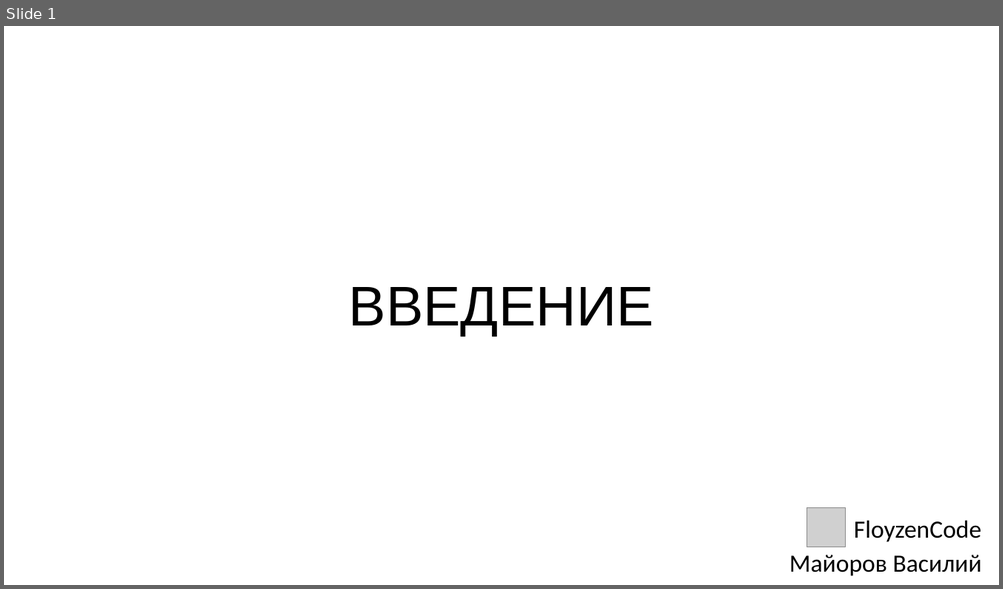
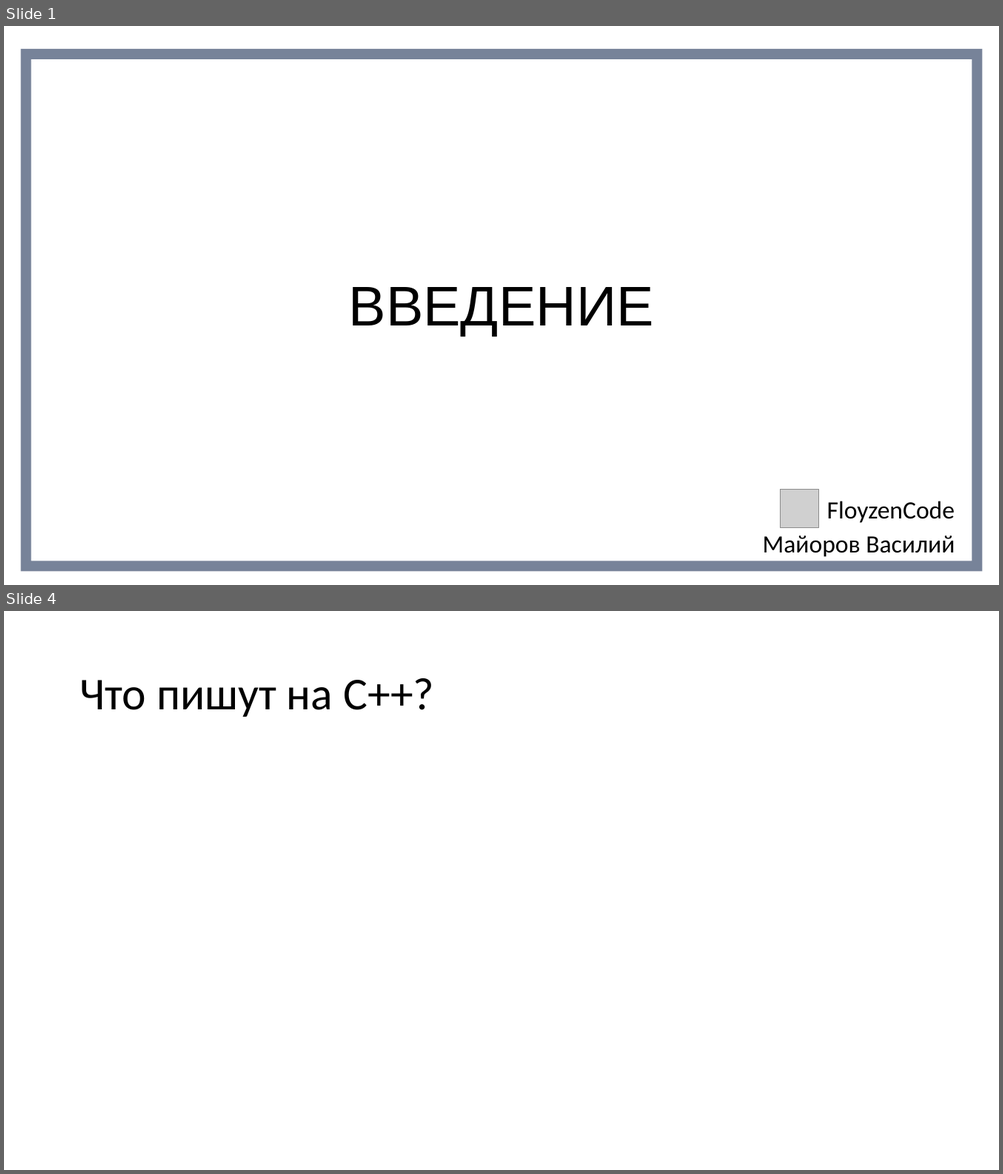
Before and after one commit to FloyzenCode/cpp-lectures, a slide deck: lecture1/lecture1.pptx. Shown one above the other, each under a label of ours: slide 1 before the commit, slides 1 and 4 after it; the slides between them are not shown. The pictures are 1003x589 and 1003x1174 pixels, drawn with LibreOffice and Linux fonts; fonts in the diff are those of the drawing; grey boxes stand for pictures. Boxes give left, top, right and bottom in pixels: in the first picture for what was removed or moved away, otherwise in the second. Text is boxed around its words. In the diff, an @@ line names an element or a change of style, - is before the commit and + after.

```diff
--- a/lecture1/lecture1.pptx
+++ b/lecture1/lecture1.pptx
@@ slide 4 added at box(4, 611, 999, 1170), background #FFFFFF @@
@@ title added at box(79, 678, 434, 717), 44 pt, text #000000 @@
+Что пишут на С++?
@@ slide 1 changed as well @@
@@ rectangle added at box(25, 54, 977, 567), outline #1E3256 10 pt @@
@@ 1 picture, 1 text, 1 subtitle: place and size @@
-1 picture, 1 text, 1 subtitle at box(789, 508, 982, 577)
+1 picture, 1 text, 1 subtitle at box(762, 489, 954, 557)
```
Also in this commit, not shown: 49 other slides added, 1 slide removed, 14 other files.
